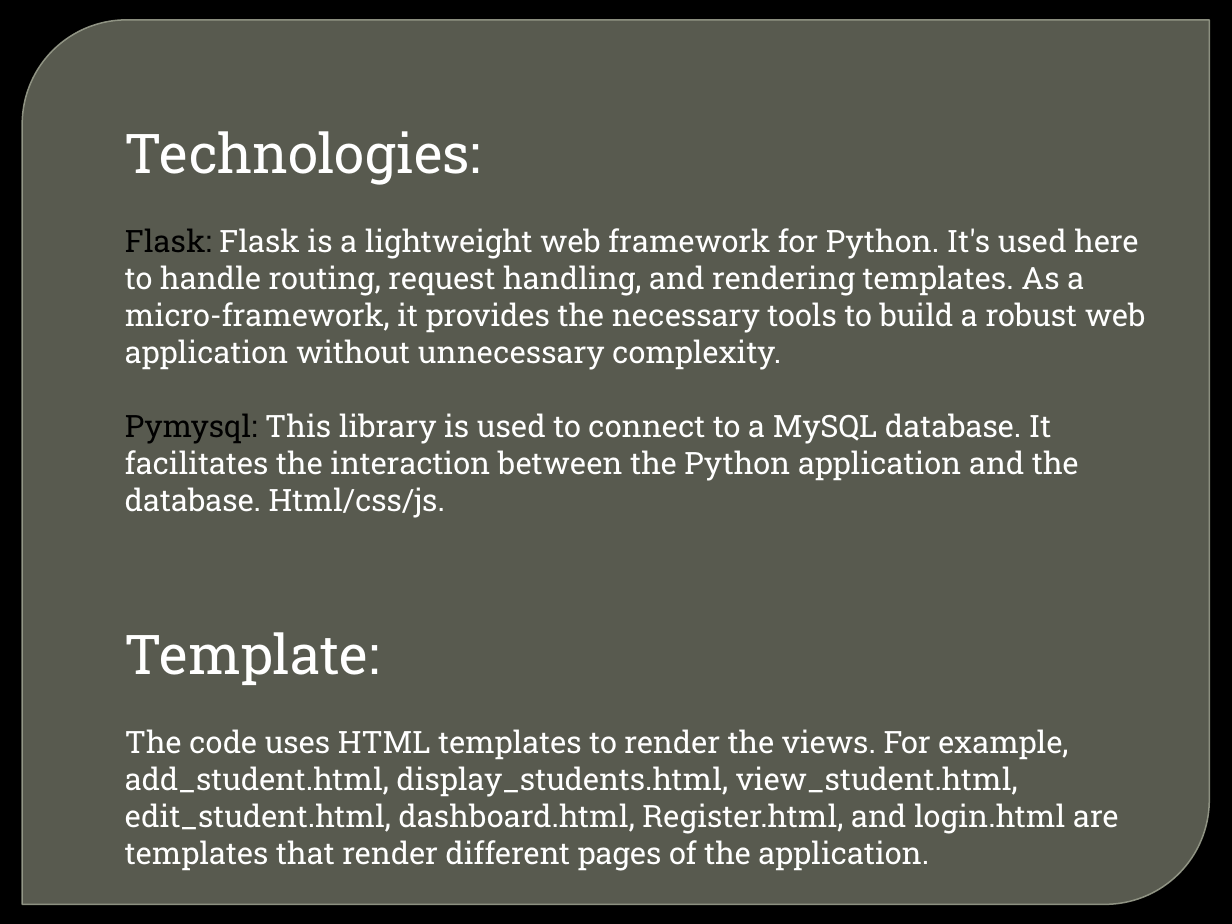
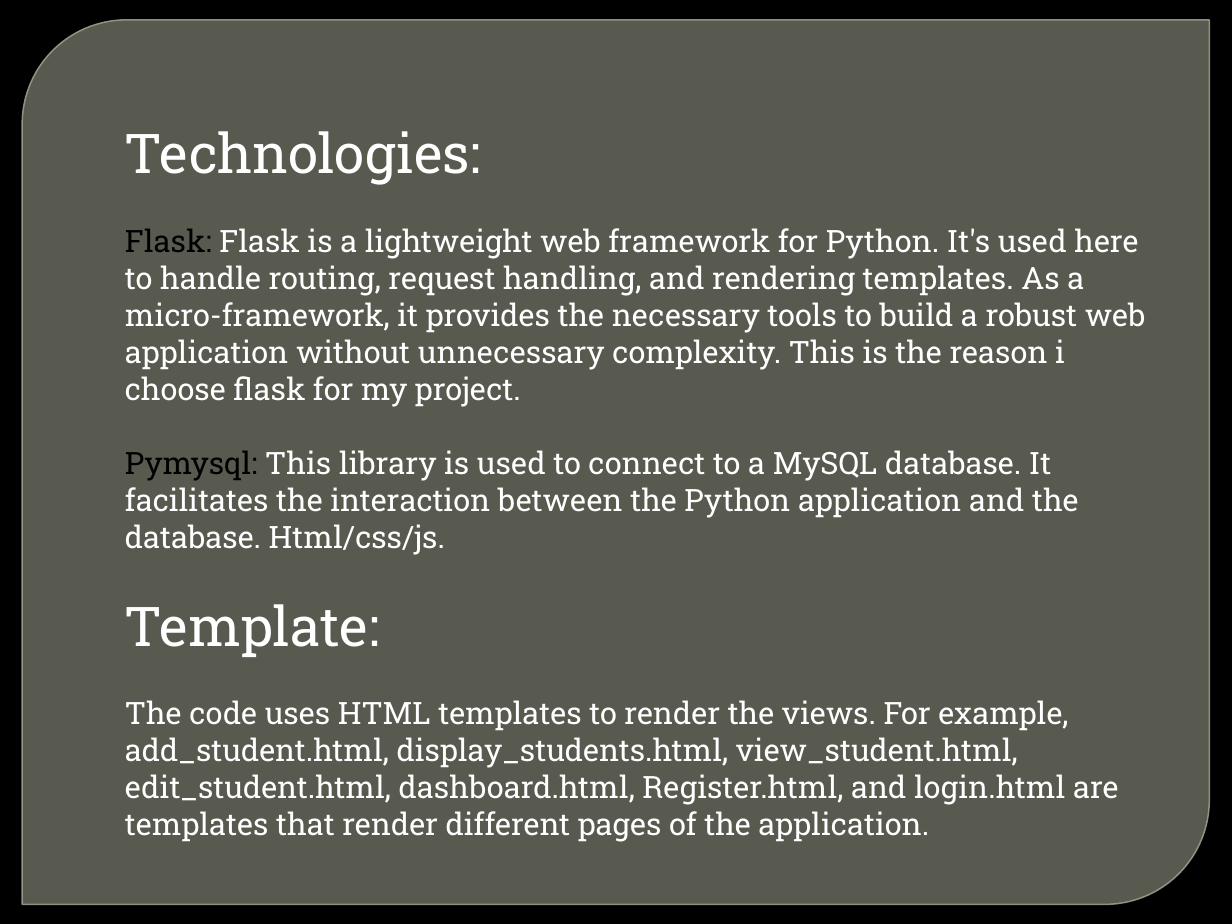
Before and after one commit to bitf20m036/BITF20M036-ESys-PII, a slide deck: slide 14 of Student Interest System.pptx (slide 10 before the commit). Drawn at 1232x924 pixels with LibreOffice and Linux fonts; fonts in the diff are those of the drawing; background and template pictures are left out. Boxes give left, top, right and bottom in pixels: in the first picture for what was removed or moved away, otherwise in the second. Text is boxed around its words. In the diff, an @@ line names an element or a change of style, - is before the commit and + after.

```diff
--- a/Student Interest System.pptx
+++ b/Student Interest System.pptx
@@ text at (125,228,1146,407): text changed @@
-Flask: Flask is a lightweight web framework for Python. It's used here to handle routing, request handling, and rendering templates. As a micro-framework, it provides the necessary tools to build a robust web application without unnecessary complexity.
+Flask: Flask is a lightweight web framework for Python. It's used here to handle routing, request handling, and rendering templates. As a micro-framework, it provides the necessary tools to build a robust web application without unnecessary complexity. This is the reason i choose flask for my project.
```
Also in this commit, not shown: 2 other slides changed, 8 slides added, 4 slides removed.
